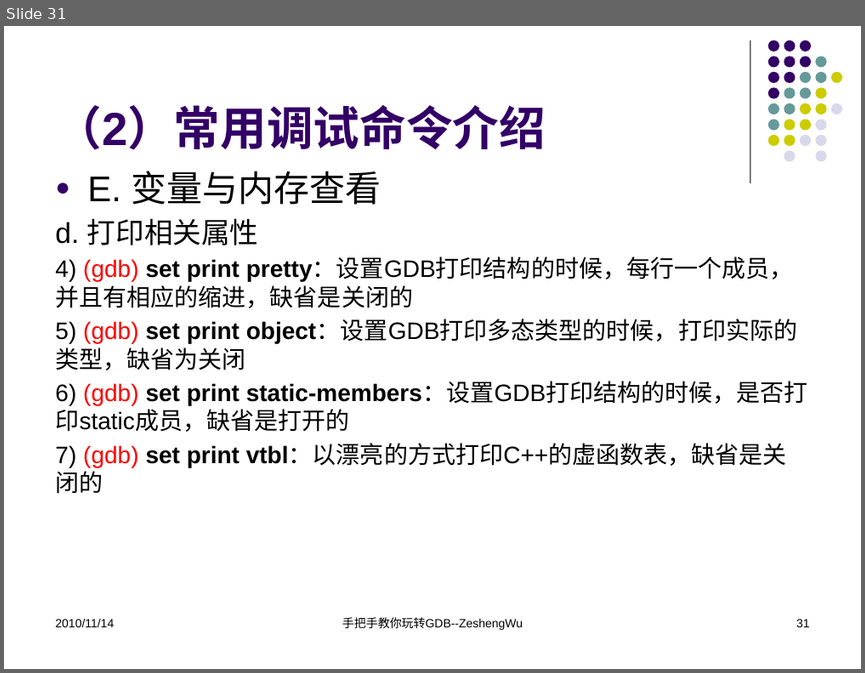
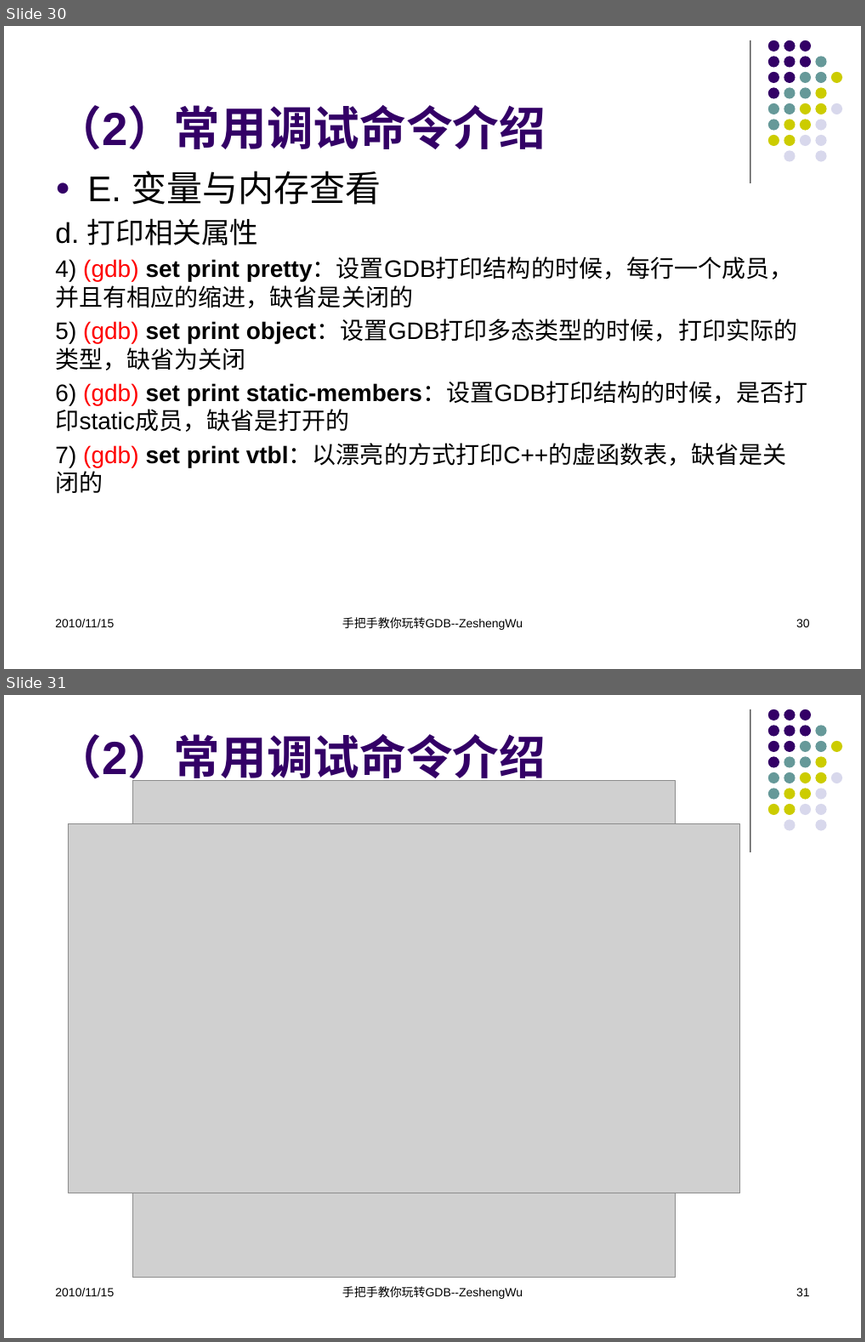
Before and after one commit to KublaikhanGeek/reactor, a slide deck: docs/手把手教你玩转GDB/手把手教你玩转GDB.pptx. Shown one above the other, each under a label of ours: slide 31 before the commit, slides 30 and 31 after it. The pictures are 865x673 and 865x1342 pixels, drawn with LibreOffice and Linux fonts; fonts in the diff are those of the drawing; grey boxes stand for pictures. Boxes give left, top, right and bottom in pixels: in the first picture for what was removed or moved away, otherwise in the second. Text is boxed around its words. In the diff, an @@ line names an element or a change of style, - is before the commit and + after.

```diff
--- a/docs/手把手教你玩转GDB/手把手教你玩转GDB.pptx
+++ b/docs/手把手教你玩转GDB/手把手教你玩转GDB.pptx
@@ slide 31 added at box(4, 695, 861, 1338), background #FFFFFF; not listed: 32 template elements that a slide beside it also shows @@
@@ title added at box(55, 734, 545, 786), 39 pt, text #330066, bold @@
+（2）常用调试命令介绍
@@ picture added at box(132, 781, 675, 1276) @@
@@ picture added at box(69, 823, 739, 1193) @@
@@ text added at box(55, 1287, 114, 1296), 10 pt, text #000000 @@
+2010/11/15
@@ text added at box(342, 1286, 522, 1299), 10 pt, text #000000 @@
+手把手教你玩转GDB--ZeshengWu
@@ page number added at box(796, 1287, 810, 1296), 10 pt, text #000000 @@
+31
@@ what was slide 31 is now slide 30 @@
@@ slide 30 changed as well @@
@@ text at box(55, 618, 114, 627): text changed @@
-2010/11/14
+2010/11/15
@@ page number at box(796, 618, 810, 627): text changed @@
-31
+30
```
Also in this commit, not shown: 51 other slides changed, 1 other slide added, 2 slides removed, 1 other file.
